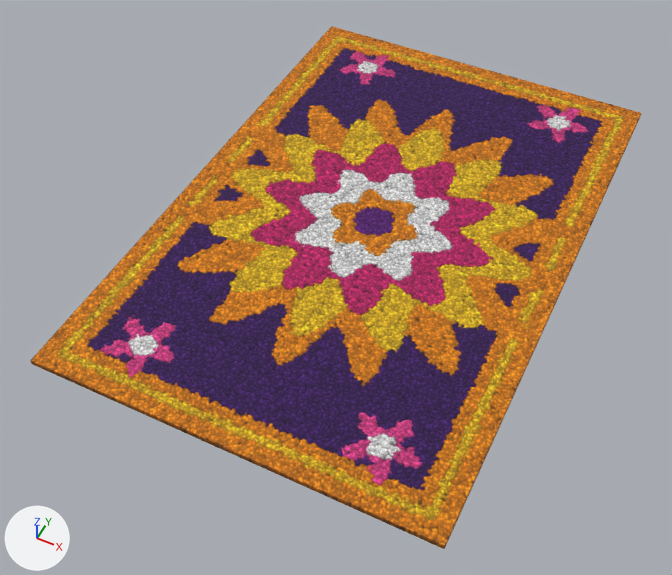
Two versions of the Blender file Modelos/Yasser/tapete_sol.blend, one commit apart.
The view is the same before and after, from a 50 mm lens placed at (1.64, -3.8, 4.0), pointed at (-0.07, -0.38, -0.26). Lighting does not change. The marker at lower left points along +X, +Y and +Z. The picture after the commit comes second.

The first picture shows 'tapete_sol'.
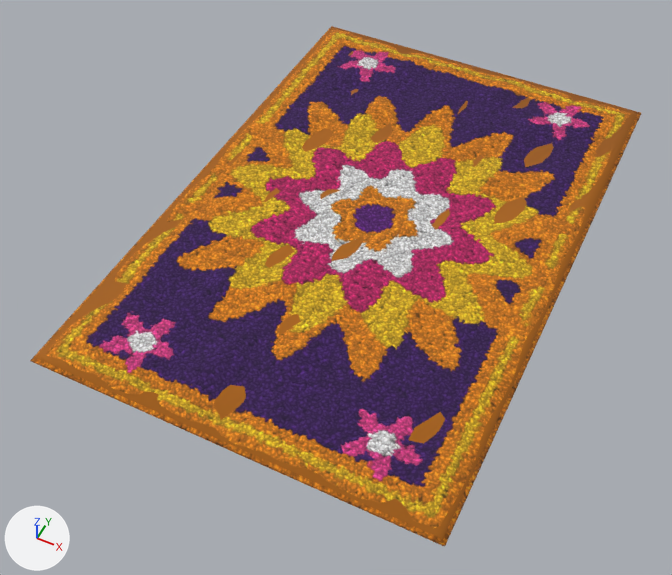
Diff of the bpy script that builds the scene:
```diff
--- a/Modelos/Yasser/tapete_sol.blend.py
+++ b/Modelos/Yasser/tapete_sol.blend.py
@@ me_plane @@
 # used by ob_tapete_sol; location = (0.0, 0.0, 0.0)
-me_plane.from_pydata(...)  # 4 vertices, 1 face; spans x -1.2..1.2, y -1.8..1.8, z 0.0
+me_plane.from_pydata(...)  # 1777 vertices, 1697 faces; spans x -1.2..1.2, y -1.8..1.8, z 0.0..0.06
+# me_plane part 1: 1773 vertices added at x -1.2..1.2, y -1.8..1.8, z 0.0..0.06
+# me_plane part 2: the surface is now shaded smooth
 me_plane.materials.append(mat_tapete_sol)
```

Location of each change, [x1, y1, x2, y2] in pixels of the pictures (672 x 575 px):
'tapete_sol', reshaped
    before: [30, 26, 641, 549]
    after: [30, 26, 641, 547]
part 1 of me_plane, added
    after: [30, 26, 641, 547]
